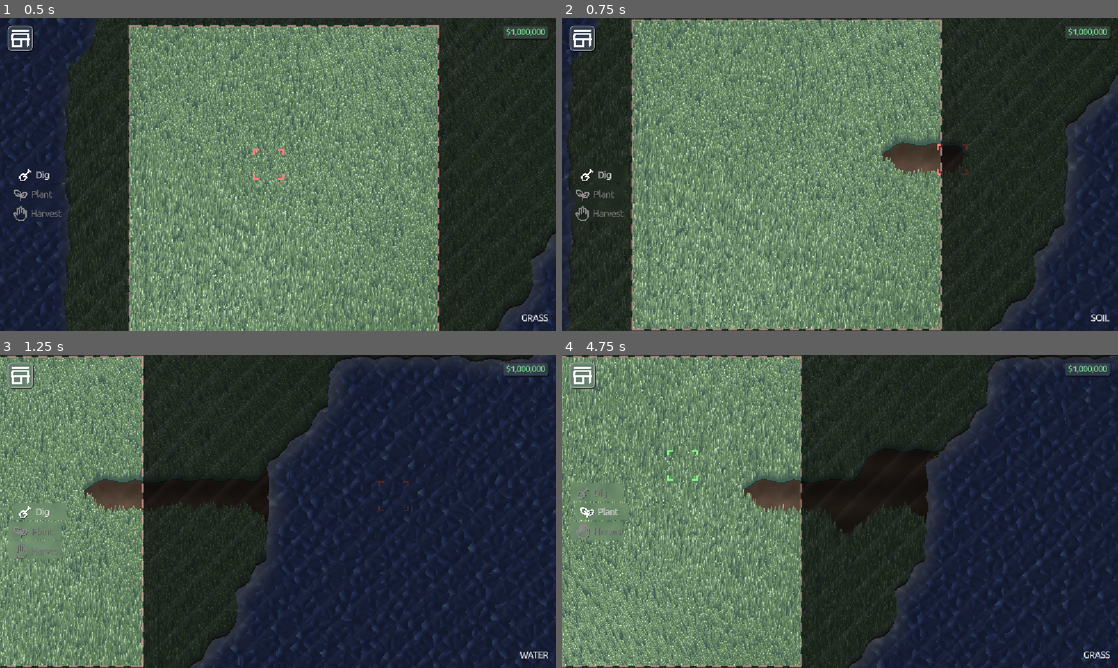
Above: before the commit, frames 1-4 (two rows, left to right).
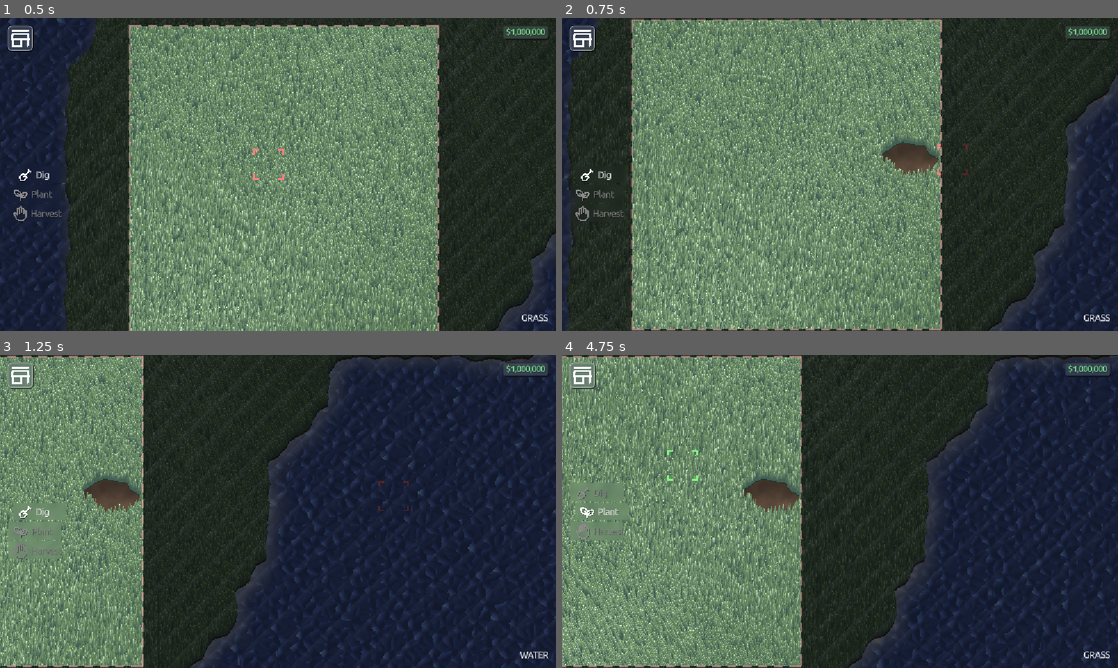
Above: after the commit, the same moments.

Repository: Glitch752/FarmAndFortune
Game: Godot game, scene res://scenes/Level.tscn
Same seed, same stepped clock (60 frames per second), same inputs: the game is played once before the commit and once after it.
Inputs (mouse positions are in pixels of both pictures, inside the frame that each line leads up to):
- Up to frame 1 (0.5 s): no input
- Up to frame 2 (0.75 s): tap Enter at 0.5 s; move the mouse to (962, 158) at 0.52 s; press the mouse at (962, 158) at 0.53 s; hold D (move_right) from 0.53 s (still down)
- Up to frame 3 (1.25 s): keep holding D (move_right)
- Up to frame 4 (4.75 s): move the mouse to (728, 527) at 1.27 s; release D (move_right) at 1.28 s; release the mouse at (728, 527) at 1.28 s; hold - (cycle_active_backward) 1.28-2.03 s; click (728, 527) at 1.35 s; move the mouse to (895, 442) at 2.02 s; press the mouse at (895, 442) at 2.03 s; hold D (move_right) 2.03-2.78 s; tap one key every 0.75 s from 2.1 s: Alt Shift 1 2; move the mouse to (812, 574) at 2.77 s; release the mouse at (812, 574) at 2.78 s; hold = (cycle_active_forward) 2.78-3.53 s; click (812, 574) at 3.05 s; move the mouse to (1006, 558) at 3.52 s; press the mouse at (1006, 558) at 3.53 s; hold A (move_left) from 3.53 s (still down); move the mouse to (673, 464) at 4.27 s; release the mouse at (673, 464) at 4.28 s; click (673, 464) at 4.55 s

Frame 1 is identical in both runs. In frame 2, 3.2% of the frame differs, in the area x 15-99%, y 36-100%; in frame 3, 2.0%; in frame 4, 4.5%, in the area x 0-68%, y 27-100%.

Commit message:
Begin implementing data loading
Due to a bug in godot super wakatime, I tracked 12+ false house of work since the last commit when I left the game running overnight..

Diff:
--- /dev/null
+++ b/data/seed_data.gd
@@ -0,0 +1,11 @@
+class_name SeedData extends Resource
+
+@export var id: StringName
+@export var harvest_items: Array[SeedData_HarvestItem] = []
+
+@export var grow_time_seconds: float
+@export var wither_time_seconds: float
+
+@export var water_per_minute: float
+
+@export var material: Material
--- /dev/null
+++ b/data/seed_data_harvest_item.gd
@@ -0,0 +1,15 @@
+class_name SeedData_HarvestItem extends Resource
+
+@export_enum("Seed", "Money") var item_type: int
+
+@export var item_id: StringName
+@export var quantity: int = 1
+
+# Only show item_id if item_type is Seed
+func _get_property_list() -> Array:
+    var properties = super.get_property_list()
+    if item_type != 0: # Seed
+        properties = properties.filter(func(p):
+            return p["name"] != "item_id"
+        )
+    return properties
--- /dev/null
+++ b/data/seeds/carrot.tres
@@ -0,0 +1,13 @@
+[gd_resource type="Resource" script_class="SeedData" load_steps=4 format=3 uid="uid://caoisw5vlgpna"]
+
+[ext_resource type="Script" uid="uid://bis0ntlwkdnw0" path="res://data/seed_data_harvest_item.gd" id="1_h6mc8"]
+[ext_resource type="Script" uid="uid://ccbiuckklipay" path="res://data/seed_data.gd" id="2_yyetx"]
+
+[sub_resource type="Resource" id="Resource_h6mc8"]
+script = ExtResource("1_h6mc8")
+metadata/_custom_type_script = "uid://bis0ntlwkdnw0"
+
+[resource]
+script = ExtResource("2_yyetx")
+harvest_items = Array[ExtResource("1_h6mc8")]([SubResource("Resource_h6mc8")])
+metadata/_custom_type_script = "uid://ccbiuckklipay"
--- /dev/null
+++ b/scripts/data_loader.gd
@@ -0,0 +1,49 @@
+extends Node
+
+## Loads data. wow.
+var seeds: Dictionary[String, SeedData] = {}
+
+## Recursively loads all resources under data/[data_type]/**/*.tres
+func recursively_load_resources(data_type: String, _type_hint: String = "") -> Array[Resource]:
+    var resources: Array[Resource] = []
+    var dir = DirAccess.open("res://data/%s" % data_type)
+    if dir == null:
+        push_error("Failed to open directory for data type: %s" % data_type)
+        return resources
+
+    dir.list_dir_begin()
+
+    var file_name = dir.get_next()
+    while file_name != "":
+        if dir.current_is_dir():
+            # Recurse into subdirectory
+            resources += recursively_load_resources("%s/%s" % [data_type, file_name.get_file()])
+        else:
+            # Export builds have .remap added to the end of filenames, so strip that off if present
+            if file_name.get_extension() == "remap":
+                file_name = file_name.replace(".remap", "")
+
+            if file_name.get_extension() == "tres":
+                # print("Loading resource res://data/%s/%s" % [data_type, file_name])
+                var resource = load("res://data/%s/%s" % [data_type, file_name])
+                if resource != null:
+                    resources.append(resource)
+                else:
+                    push_error("Failed to load resource: %s" % file_name)
+            else:
+                print("Skipping non-resource file %s" % file_name)
+
+        file_name = dir.get_next()
+
+    dir.list_dir_end()
+
+    return resources
+
+func _ready():
+    var loaded_seeds = recursively_load_resources("seeds", "SeedData")
+    for seed_res in loaded_seeds:
+        if seed_res is SeedData:
+            seeds[seed_res.id] = seed_res
+        else:
+            push_error("Loaded resource is not of type SeedData: %s" % seed_res)
+    print("Loaded %d seeds" % seeds.size())
--- a/scripts/interaction_singleton.gd
+++ b/scripts/interaction_singleton.gd
@@ -54,16 +54,19 @@
 var _debounced_scroll = preload("res://scripts/utils.gd").debounce(_scroll_input, 0.2)
 
 func _scroll_input(event: InputEventMouseButton):
-    if event.button_index == MouseButton.MOUSE_BUTTON_WHEEL_UP:
+    if event.button_index == MouseButton.MOUSE_BUTTON_WHEEL_DOWN:
         cycle(1)
         get_viewport().set_input_as_handled()
         return
-    elif event.button_index == MouseButton.MOUSE_BUTTON_WHEEL_DOWN:
+    elif event.button_index == MouseButton.MOUSE_BUTTON_WHEEL_UP:
         cycle(-1)
         get_viewport().set_input_as_handled()
         return
 
 func interact():
+    if not MapSingleton.get_chunk_at_tile(highlighted_tile).unlocked:
+        return
+
     match current_interaction:
         InteractionType.Dig:
             dig_at_tile(highlighted_tile)
--- a/scripts/map_singleton.gd
+++ b/scripts/map_singleton.gd
@@ -16,6 +16,12 @@
 
 func get_chunk_at(chunk_pos: Vector2i) -> MapChunk:
     return chunks.get(chunk_pos, null)
+func get_chunk_at_tile(tile_pos: Vector2i) -> MapChunk:
+    var chunk_pos = Vector2i(
+        floor(tile_pos.x / float(CHUNK_SIZE)),
+        floor(tile_pos.y / float(CHUNK_SIZE))
+    )
+    return get_chunk_at(chunk_pos)
 func get_chunk_at_world(world_pos: Vector2) -> MapChunk:
     var chunk_pos = Vector2i(
         floor(world_pos.x / float(CHUNK_SIZE * TILE_SIZE)),
Not shown, added: data/seed_data.gd.uid
Not shown, added: data/seed_data_harvest_item.gd.uid
Not shown: 2 places in scenes/Chunk.tscn that only renumber resources
Not shown, added: scripts/data_loader.gd.uid
